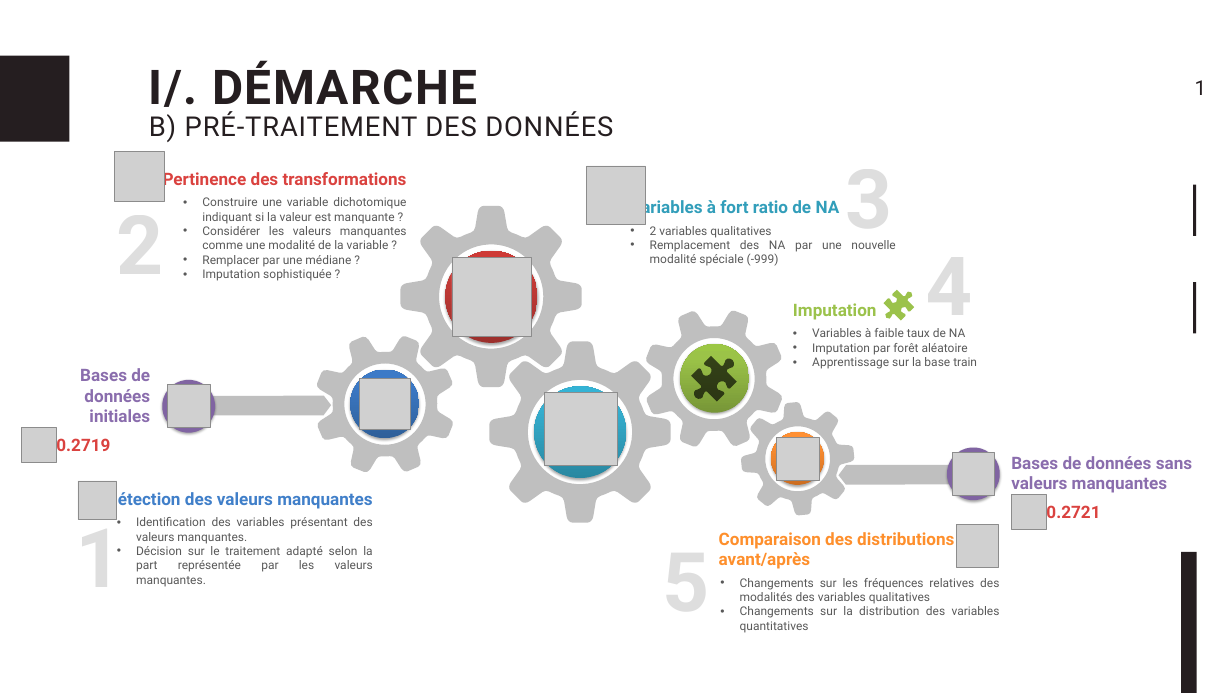
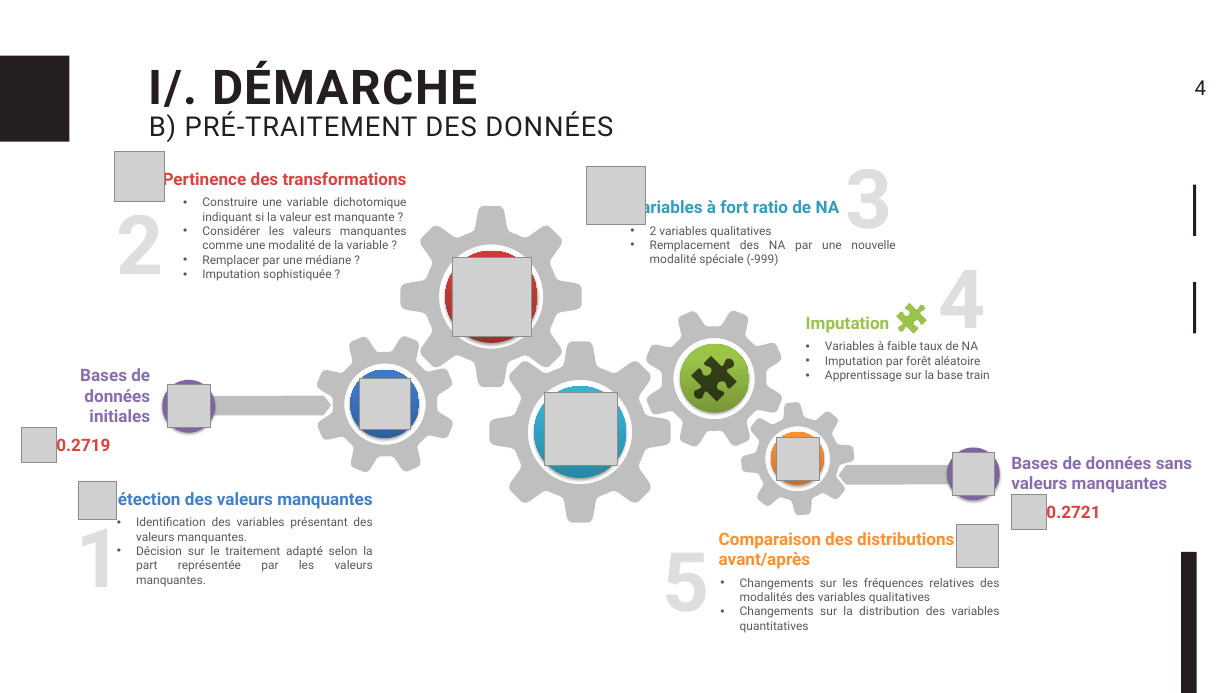
Before and after one commit to Psqrt/projet_ml, a slide deck: slide 5 of presentation/projet_ml.pptx. Drawn at 1232x693 pixels with LibreOffice and Linux fonts; fonts in the diff are those of the drawing; grey boxes stand for pictures. Boxes give left, top, right and bottom in pixels: in the first picture for what was removed or moved away, otherwise in the second. Text is boxed around its words. In the diff, an @@ line names an element or a change of style, - is before the commit and + after.

```diff
--- a/presentation/projet_ml.pptx
+++ b/presentation/projet_ml.pptx
@@ text at <box>1195,80,1207,95</box>: text changed @@
-1
+4
@@ 3 texts, 1 freeform shape: place and size @@
-3 texts, 1 freeform shape at <box>793,290,977,369</box>
+3 texts, 1 freeform shape at <box>806,303,990,382</box>
```
Also in this commit, not shown: 6 other slides changed, 4 slides added, 1 slide removed, 3 other files.
